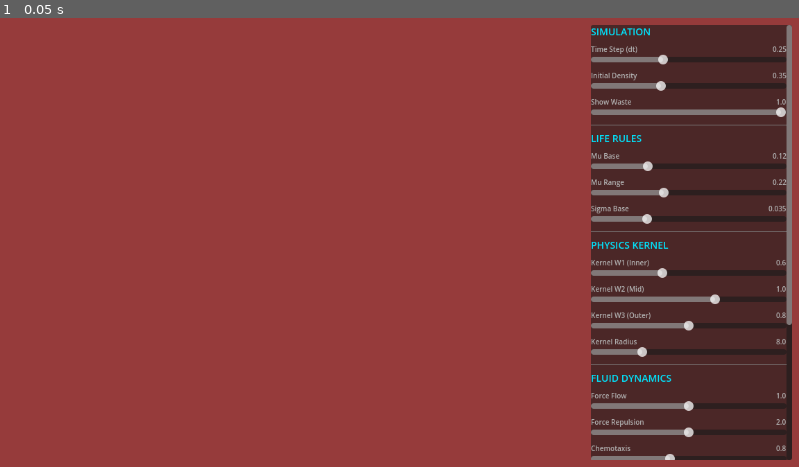
Above: before the commit, frame 1.
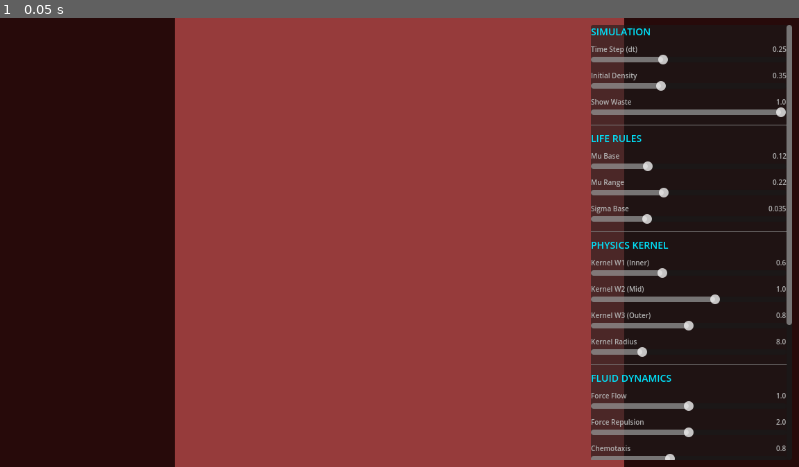
Above: after the commit, the same moment.

Repository: pvtrcorps/L_0001
Game: Godot game, scene res://simulation/Main.tscn
The game is run twice, just before and just after one commit, with the same random seed, the same clock (stepped at 60 frames per second) and the same inputs. The project has no main scene, so this scene is started directly.
Inputs:
- Up to frame 1 (0.05 s): no input

The runs differ from the first frame. In frame 1, 40% of the frame differs, in the area x 0-100%, y 0-100%.
Error before the commit: Cannot call method 'uniform_set_create' on a null value. (res://simulation/LeniaSimulation.gd:250)
Error after the commit: Cannot call method 'uniform_set_create' on a null value. (res://simulation/LeniaSimulation.gd:237)

Commit message:
pan and zoom

Diff:
--- a/simulation/LeniaSimulation.gd
+++ b/simulation/LeniaSimulation.gd
@@ -47,6 +47,12 @@
 var ping_pong := false
 var initialized := false
 
+# Camera state
+var camera_pos := Vector2(0.0, 0.0)
+var camera_zoom := 1.0
+var is_dragging := false
+var last_mouse_pos := Vector2()
+
 @export var display_material: ShaderMaterial
 
 func _ready():
@@ -94,25 +100,8 @@
 			texture_rd_waste.texture_rd_rid = current_waste
 
 		display_material.set_shader_parameter("show_waste", params["show_waste"])
-
-	# DEBUG: Checking center pixel value occasionally
-	if Engine.get_frames_drawn() % 120 == 0:
-		var bytes = rd.texture_get_data(tex_living_a if ping_pong else tex_living_b, 0)
-		# RGBA32F = 16 bytes per pixel. Center is at (400, 400).
-		# Index = (400 * 800 + 400) * 16
-		var idx = (400 * 800 + 400) * 16
-		if idx + 16 < bytes.size():
-			var r = bytes.decode_float(idx)
-			var g = bytes.decode_float(idx + 4)
-			var b = bytes.decode_float(idx + 8)
-			print("Center Pixel Living (Step): ", r, ", ", g, ", ", b)
-
-			# Also check Init Texture (A)
-			var bytesA = rd.texture_get_data(tex_living_a, 0)
-			var rA = bytesA.decode_float(idx)
-			print("Center Pixel Living (TexA): ", rA)
-		else:
-			print("Bytes size too small: ", bytes.size())
+		display_material.set_shader_parameter("camera_pos", camera_pos)
+		display_material.set_shader_parameter("camera_zoom", camera_zoom)
 
 func _update_ubo():
 	var buffer = PackedFloat32Array([
@@ -156,14 +145,12 @@
 	ping_pong = !ping_pong
 
 func _dispatch_init():
-	print("Dispatching Init...")
 	var set_init = _create_set_init(tex_living_a, tex_waste_a)
 	var compute_list = rd.compute_list_begin()
 	rd.compute_list_bind_compute_pipeline(compute_list, pipeline_init)
 	rd.compute_list_bind_uniform_set(compute_list, set_init, 0)
 	rd.compute_list_dispatch(compute_list, int(params.res_x)/8, int(params.res_y)/8, 1)
 	rd.compute_list_end()
-	print("Init Complete.")
 
 
 func _create_uniforms():
@@ -309,3 +296,20 @@
 	rd.texture_clear(tex_living_b, Color(0,0,0,0), 0, 1, 0, 1)
 	rd.texture_clear(tex_waste_a, Color(0,0,0,0), 0, 1, 0, 1)
 	rd.texture_clear(tex_waste_b, Color(0,0,0,0), 0, 1, 0, 1)
+
+func _input(event):
+	if event is InputEventMouseButton:
+		if event.button_index == MOUSE_BUTTON_MIDDLE:
+			is_dragging = event.pressed
+			last_mouse_pos = event.position
+		elif event.button_index == MOUSE_BUTTON_WHEEL_UP:
+			camera_zoom = min(camera_zoom * 1.1, 20.0)
+		elif event.button_index == MOUSE_BUTTON_WHEEL_DOWN:
+			camera_zoom = max(camera_zoom * 0.9, 0.1)
+
+	elif event is InputEventMouseMotion:
+		if is_dragging:
+			var viewport_size = get_viewport().get_visible_rect().size
+			var delta = (event.position - last_mouse_pos) / viewport_size.y
+			camera_pos -= delta / camera_zoom
+			last_mouse_pos = event.position
--- a/simulation/display/lenia_render.gdshader
+++ b/simulation/display/lenia_render.gdshader
@@ -3,6 +3,8 @@
 uniform sampler2D tex_living : repeat_enable, filter_linear;
 uniform sampler2D tex_waste : repeat_enable, filter_linear;
 uniform float show_waste : hint_range(0.0, 1.0) = 1.0;
+uniform vec2 camera_pos = vec2(0.0, 0.0);
+uniform float camera_zoom = 1.0;
 
 vec3 hsv2rgb(vec3 c) {
     vec4 K = vec4(1.0, 2.0 / 3.0, 1.0 / 3.0, 3.0);
@@ -11,8 +13,34 @@
 }
 
 void fragment() {
-    vec4 lData = texture(tex_living, UV);
-    vec4 wData = texture(tex_waste, UV);
+    // Calculate aspect ratio correction
+    vec2 resolution = 1.0 / SCREEN_PIXEL_SIZE;
+    float aspect = resolution.x / resolution.y;
+
+    // Apply camera transform
+    vec2 uv = UV;
+    uv -= 0.5;
+
+    // Correct aspect ratio to keep simulation square
+    if (aspect > 1.0) {
+        uv.x *= aspect;
+    } else {
+        uv.y /= aspect;
+    }
+
+    // Apply zoom and pan
+    uv /= camera_zoom;
+    uv += camera_pos;
+    uv += 0.5;
+
+    // Darken out-of-bounds areas
+    float vignette = 1.0;
+    if(uv.x < 0.0 || uv.x > 1.0 || uv.y < 0.0 || uv.y > 1.0) {
+        vignette = 0.1;
+    }
+
+    vec4 lData = texture(tex_living, uv);
+    vec4 wData = texture(tex_waste, uv);
 
     float lMass = lData.r;
     float lStruct = lData.g;
@@ -31,7 +59,7 @@
         wasteCol = hsv2rgb(vec3(wType, 0.3, visibleWaste * 0.5));
     }
 
-    vec3 col = livingCol + wasteCol;
+    vec3 col = (livingCol + wasteCol) * vignette;
     col = col / (1.0 + col); // Tone mapping
     col = pow(col, vec3(0.8)); // Gamma
 
